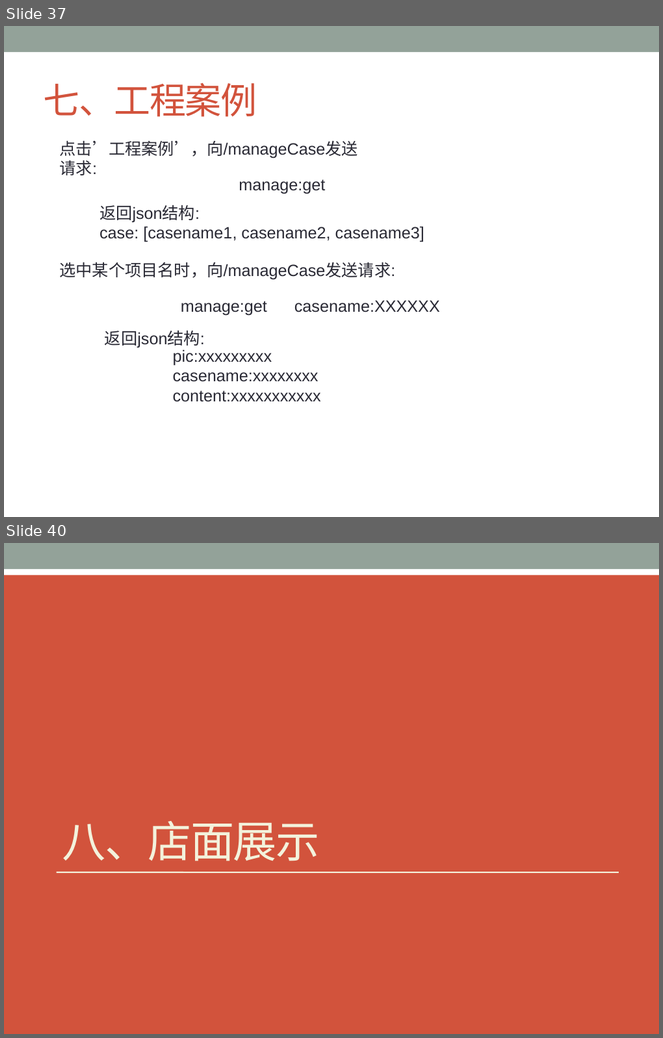
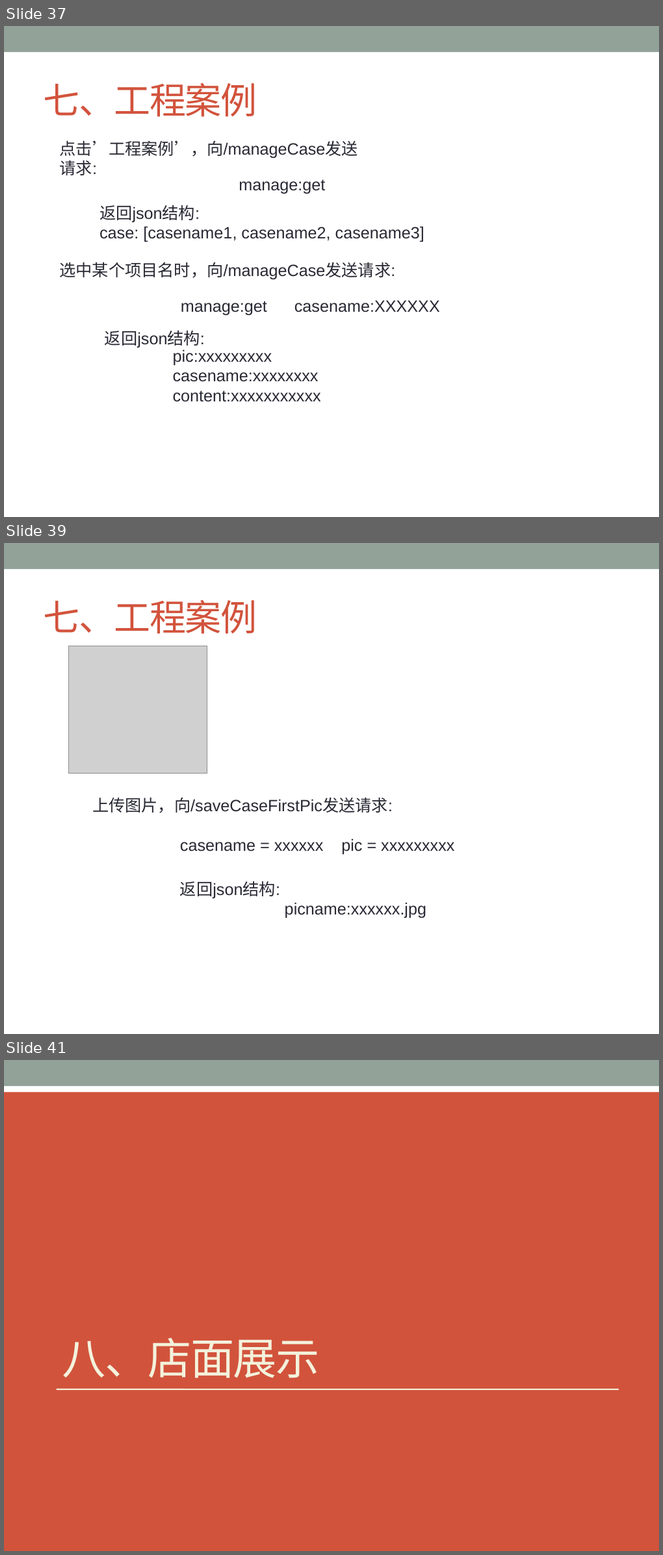
Before and after one commit to ChanSeaThink/LULLGREE, a slide deck: ZSGree前后端逻辑及接口.pptx. Shown one above the other, each under a label of ours: slides 37 and 40 before the commit, slides 37, 39 and 41 after it; the slides between them are not shown. The pictures are 663x1038 and 663x1555 pixels, drawn with LibreOffice and Linux fonts; fonts in the diff are those of the drawing; grey boxes stand for pictures. Boxes give left, top, right and bottom in pixels: in the first picture for what was removed or moved away, otherwise in the second. Text is boxed around its words. In the diff, an @@ line names an element or a change of style, - is before the commit and + after.

```diff
--- a/ZSGree前后端逻辑及接口.pptx
+++ b/ZSGree前后端逻辑及接口.pptx
@@ slide 39 added at bbox=[4, 543, 659, 1034], background #FFFFFF; not listed: 1 template element that a slide beside it also shows @@
@@ title added at bbox=[43, 600, 257, 634], 40 pt, text #D2533C @@
+七、工程案例
@@ picture added at bbox=[69, 646, 207, 774] @@
@@ text added at bbox=[92, 798, 393, 813], 18 pt, text #292934 @@
+上传图片，向/saveCaseFirstPic发送请求:
@@ text added at bbox=[180, 839, 454, 854], 18 pt, text #292934 @@
+casename = xxxxxx pic = xxxxxxxxx
@@ text added at bbox=[180, 881, 426, 919], 18 pt, text #292934 @@
+返回json结构:
+picname:xxxxxx.jpg
@@ what was slide 40 is now slide 41 @@
```
Also in this commit, not shown: 3 slides changed, 3 other slides added, 2 slides removed, 3 other files.
